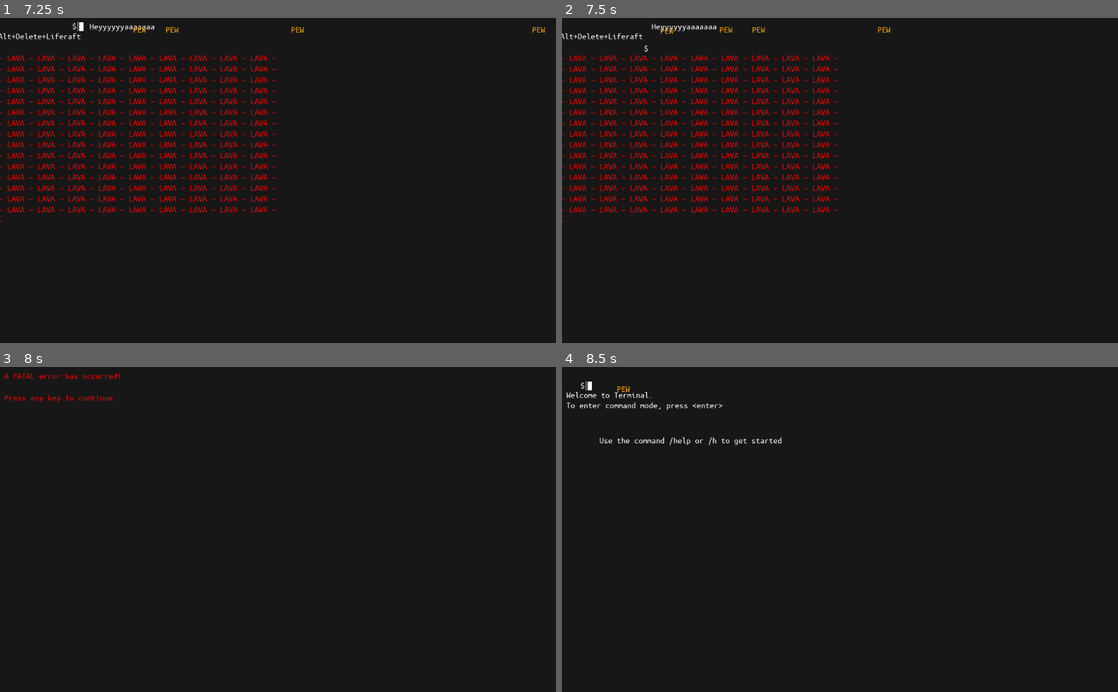
Above: before the commit, frames 1-4 (two rows, left to right).
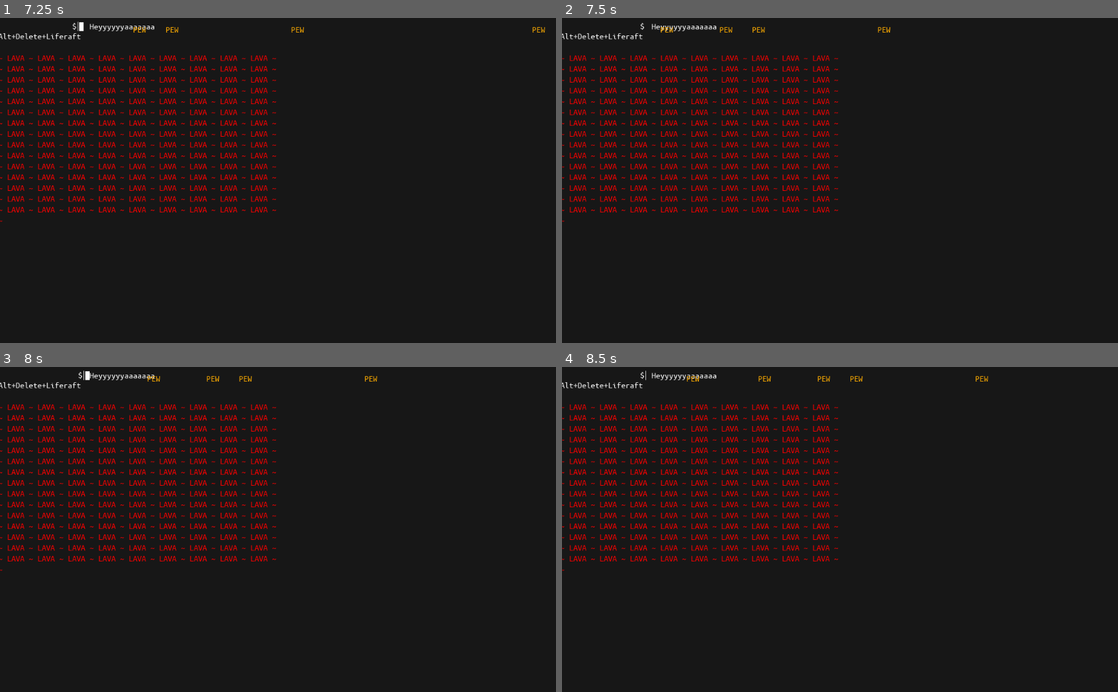
Above: after the commit, the same moments.

Repository: jaydubbyasee/ld45terminal
Game: Godot game, scene res://scenes/levels/TestLevel.tscn
The game is run twice, just before and just after one commit, with the same random seed, the same clock (stepped at 60 frames per second) and the same inputs. This scene is started directly instead of the project's main scene.
Inputs (mouse positions are in pixels of both pictures, inside the frame that each line leads up to):
- Up to frame 1 (7.25 s): click (77, 27) at 0.52 s; type "12" at 0.6 s; tap Enter (ui_accept) at 1.25, 1.52, 2.27, 3.77, 4.52, 5.27, 6.77 s; hold Right (ui_right) 1.28-2.78 s; tap D (shoot) every 0.75 s from 1.35 to 6.6 s; hold Left (ui_left) 2.78-5.03 s; hold Right (ui_right) from 5.03 s (still down)
- Up to frame 2 (7.5 s): keep holding Right (ui_right); tap Enter (ui_accept) at 7.25 s; tap D (shoot) at 7.35 s
- Up to frame 3 (8 s): keep holding Right (ui_right); tap Enter (ui_accept) at 7.52 s
- Up to frame 4 (8.5 s): keep holding Right (ui_right); tap Enter (ui_accept) at 8, 8.27 s; tap D (shoot) at 8.1 s

Frame 1 is identical in both runs. In frame 2, less than 0.1% of the frame differs, in the area x 14-20%, y 1-11%; in frame 3, 5.3%; in frame 4, 5.5%, in the area x 0-77%, y 1-63%.

Commit message:
Tweak player bounding box

Diff:
--- a/CursorBoy.tscn
+++ b/CursorBoy.tscn
@@ -10,7 +10,7 @@
 [sub_resource type="StyleBoxEmpty" id=2]
 
 [sub_resource type="RectangleShape2D" id=3]
-extents = Vector2( 3.99892, 8.06995 )
+extents = Vector2( 9.78352, 8.06995 )
 
 [sub_resource type="SpriteFrames" id=4]
 animations = [ {
@@ -43,6 +43,7 @@
 caret_blink_speed = 1.0
 
 [node name="CollisionBox" type="CollisionShape2D" parent="."]
+position = Vector2( -6.27835, -0.0565605 )
 shape = SubResource( 3 )
 
 [node name="AnimatedSprite" type="AnimatedSprite" parent="."]
